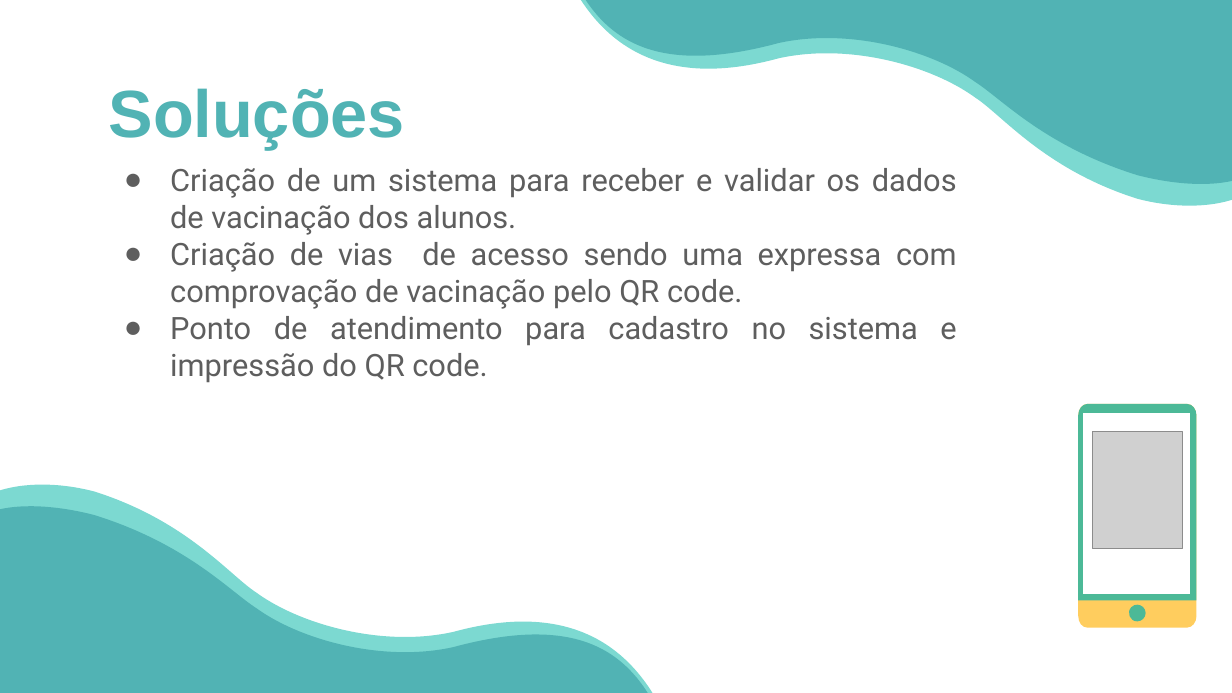
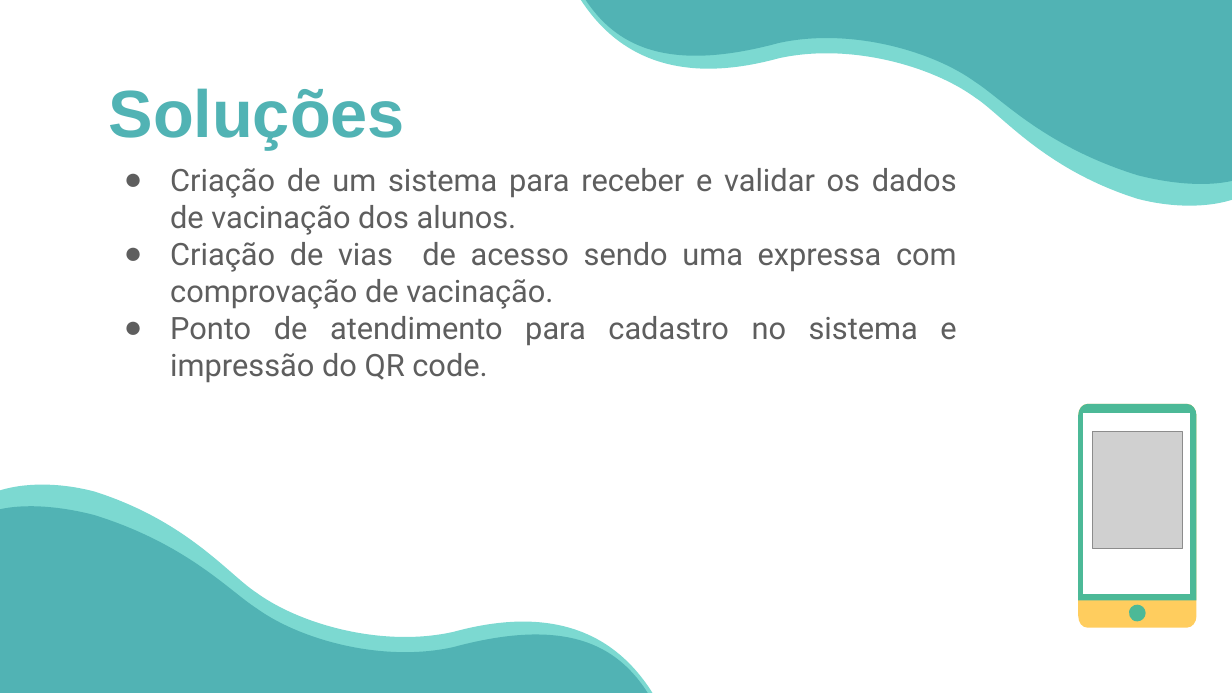
Before and after one commit to JulioCTavares/gestao-de-acesso, a slide deck: slide 10 of SGE/Kickoff/Vaccination Thesis Defense by Slidesgo.pptx. Drawn at 1232x693 pixels with LibreOffice and Linux fonts; fonts in the diff are those of the drawing; grey boxes stand for pictures. Boxes give left, top, right and bottom in pixels: in the first picture for what was removed or moved away, otherwise in the second. Text is boxed around its words. In the diff, an @@ line names an element or a change of style, - is before the commit and + after.

```diff
--- a/SGE/Kickoff/Vaccination Thesis Defense by Slidesgo.pptx
+++ b/SGE/Kickoff/Vaccination Thesis Defense by Slidesgo.pptx
@@ subtitle at (170,242,957,309): text changed @@
-● Criação de vias de acesso sendo uma expressa com comprovação de vacinação pelo QR code.
+● Criação de vias de acesso sendo uma expressa com comprovação de vacinação.
```
Also in this commit, not shown: 5 other slides changed.
